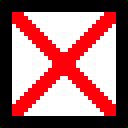
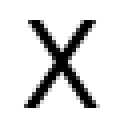
Layer changes from the first 128 x 128 image to the second:
added layer "X ..." above "X #1" over [20, 20, 100, 108]
painted on "Background" over [0, 0, 128, 128]
